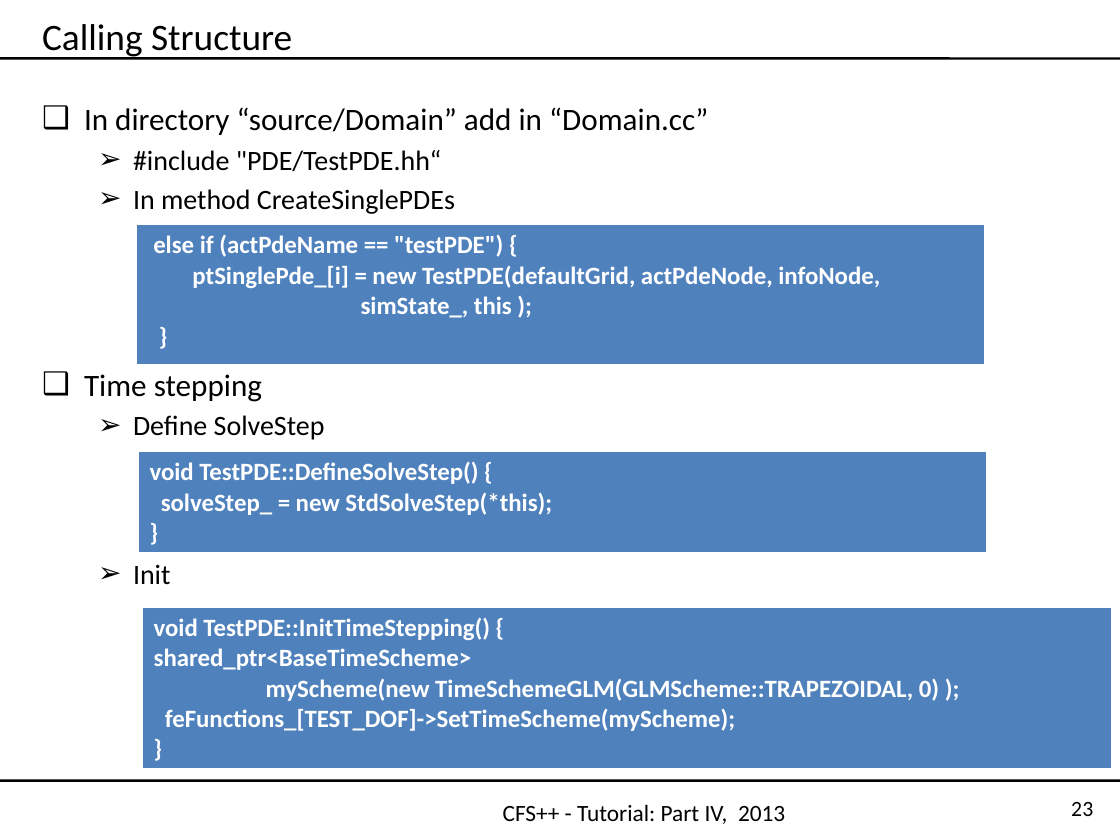
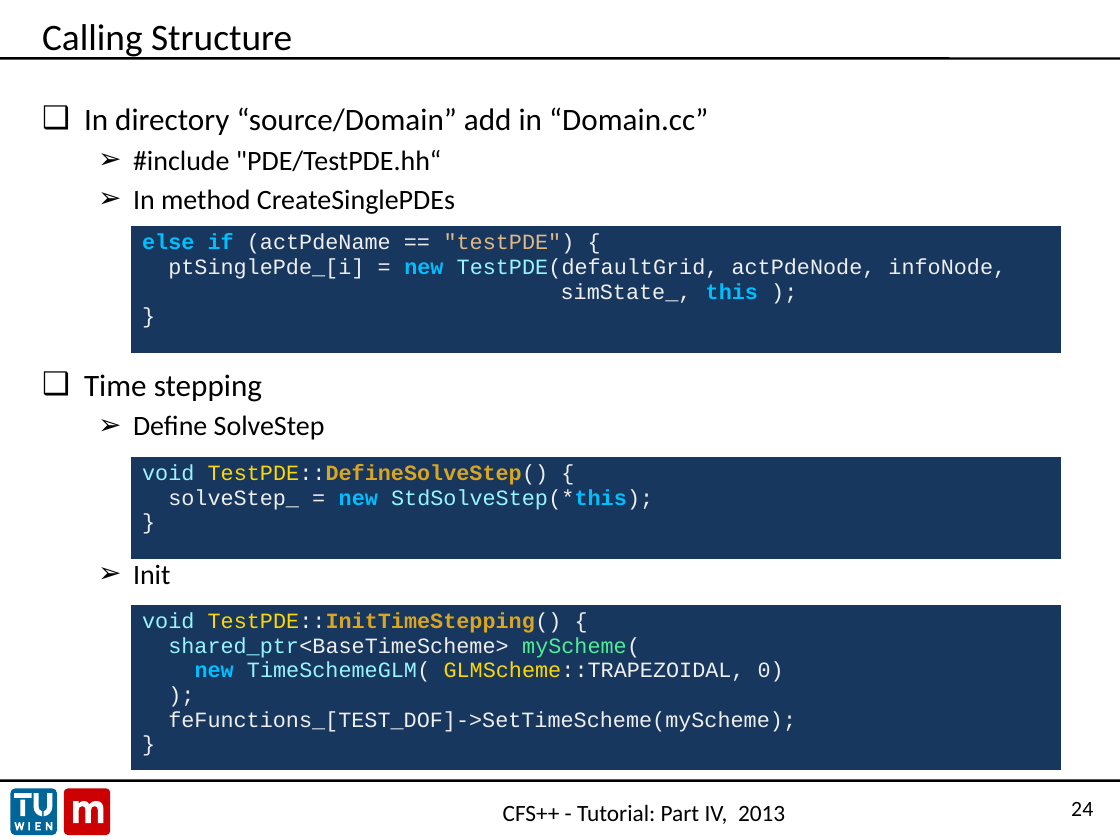
Before and after one commit to openCFS/cfs, a slide deck: slide 24 of share/doc/tutorial/CFS++_NewPDE.pptx (slide 23 before the commit). Drawn at 1120x840 pixels with LibreOffice and Linux fonts; fonts in the diff are those of the drawing; background and template pictures are left out. Boxes give left, top, right and bottom in pixels: in the first picture for what was removed or moved away, otherwise in the second. Text is boxed around its words. In the diff, an @@ line names an element or a change of style, - is before the commit and + after.

Commit message:
- Removed PDF versions of tutorial slides to save some more space. - Removed .msh file from acoustic tutorial example, since it can be regenerated using Gmsh. - Reduced size of CFS++_OverviewAndSimulation.pptx to one third, by:   - converting all bitmap images inside the presentation to PNG   - halfing their size by using pngquant (http://pngquant.org/)   - manually removing doublettes by changing the Powerpoint XML files. - Added syntax highlighting to code listings in slides by using Emacs   - M-x color-theme-dark-blue   - M-x htmlfontify-buffer   - set font to Courier New in generated HTML code   - save HTML to file and open in Internet Explorer   - Copy and paste into Powerpoint - Replaced some bitmap logos with vector versions to save space - Improved screenshots for Gmsh - Added slide about viewing mesh files with HDFView - Added some explanation about annotation tags showing up as context help in Oxygen.

```diff
--- a/share/doc/tutorial/CFS++_NewPDE.pptx
+++ b/share/doc/tutorial/CFS++_NewPDE.pptx
@@ table at bbox=[131, 226, 1062, 354] @@
@@ fill #4F81BD to #17375E in row 1, column 1 @@
@@ size 16 to 14 pt, font Calibri to Courier New @@
@@ text colour #FFFFFF to #00BFFF in "else if", "new", "this" @@
@@ text colour #FFFFFF to #EEEEEE, bold off in "(actPdeName == "testPDE") {", "ptSinglePde_[i] = TestPDE(defaultGrid, actPdeNode, infoNode,", "simState_, );", "}" @@
@@ text colour #FFFFFF to #DEB887 in ""testPDE")" @@
@@ text colour #FFFFFF to #98F5FF in "TestPDE(defaultGrid," @@
@@ borders changed @@
@@ table: place and size @@
-table at bbox=[137, 225, 984, 366]
+table at bbox=[131, 226, 1062, 354]
@@ table at bbox=[131, 457, 1062, 559] @@
@@ fill #4F81BD to #17375E in row 1, column 1 @@
@@ size 16 to 14 pt, font Calibri to Courier New @@
@@ text colour #FFFFFF to #98F5FF in "void", "StdSolveStep(*this);" @@
@@ text colour #FFFFFF to #FFD700, text colour #FFFFFF to #DAA520 in "TestPDE::DefineSolveStep()" @@
@@ text colour #FFFFFF to #EEEEEE in "TestPDE::DefineSolveStep() {", "solveStep_ = StdSolveStep(*this);", "}" @@
@@ bold off in "void TestPDE::DefineSolveStep() {", "solveStep_ = StdSolveStep(*this);", "}" @@
@@ text colour #FFFFFF to #00BFFF in "new StdSolveStep(*this);" @@
@@ borders changed @@
@@ table: place and size @@
-table at bbox=[139, 451, 987, 553]
+table at bbox=[131, 457, 1062, 559]
@@ table at bbox=[131, 605, 1062, 773] @@
-row 1, column 1: void TestPDE::InitTimeStepping() { / shared_ptr<BaseTimeScheme> / myScheme(new TimeSchemeGLM(GLMScheme::TRAPEZOIDAL, 0) ); / feFunctions_[TEST_DOF]->SetTimeScheme(myScheme); / }
+row 1, column 1: void TestPDE::InitTimeStepping() { / shared_ptr<BaseTimeScheme> myScheme( / new TimeSchemeGLM( GLMScheme::TRAPEZOIDAL, 0) / ); / feFunctions_[TEST_DOF]->SetTimeScheme(myScheme); / }
@@ fill #4F81BD to #17375E in row 1, column 1 @@
@@ borders changed @@
@@ table: place and size @@
-table at bbox=[142, 607, 1112, 767]
+table at bbox=[131, 605, 1062, 773]
@@ group added at bbox=[10, 788, 110, 836]: 12 freeform shapes @@
@@ page number at bbox=[1071, 802, 1093, 816]: text changed @@
-23
+24
```
Also in this commit, not shown: 23 other slides changed, 1 slide added, 9 other files.
